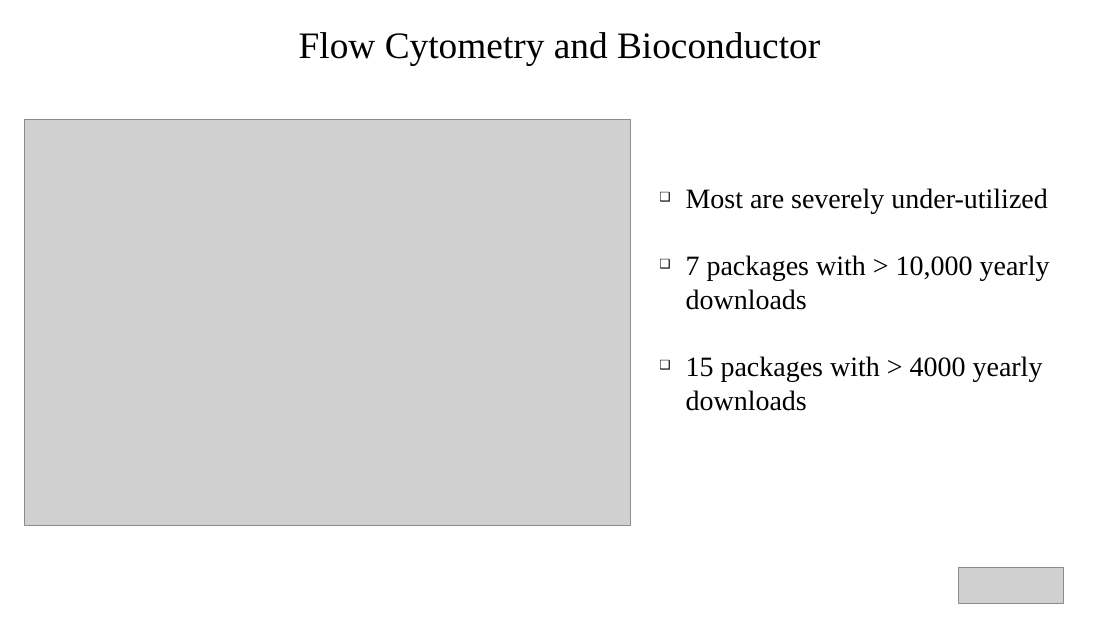
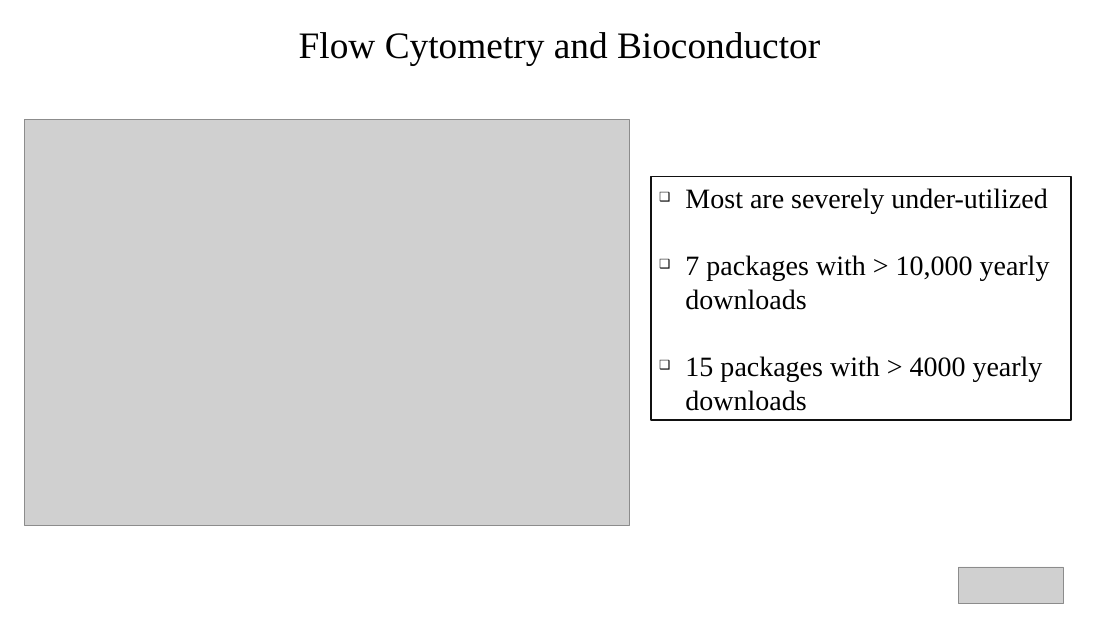
Before and after one commit to DavidRach/CytometryIn_Bioc2026, a slide deck: slide 6 of DavidRach_CytometryInR_BioC2026.pptx (slide 4 before the commit). Drawn at 1120x630 pixels with LibreOffice and Linux fonts; fonts in the diff are those of the drawing; grey boxes stand for pictures. Boxes give left, top, right and bottom in pixels: in the first picture for what was removed or moved away, otherwise in the second. Text is boxed around its words. In the diff, an @@ line names an element or a change of style, - is before the commit and + after.

```diff
--- a/DavidRach_CytometryInR_BioC2026.pptx
+++ b/DavidRach_CytometryInR_BioC2026.pptx
@@ rectangle added at [651,176,1071,420], fill #FFFFFF, outline #111111 1.45 pt @@
```
Also in this commit, not shown: 9 other slides changed, 7 slides added, 5 slides removed, 2 other files.
